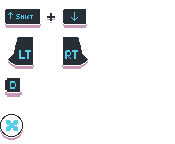
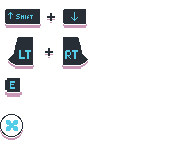
Two versions of the same layered image (w=175, h=144). Layer-by-layer changes:
added layer "Calque 15" above "Calque 11" over box(45, 48, 53, 58)
painted on "Calque 11" over box(11, 83, 16, 87)
